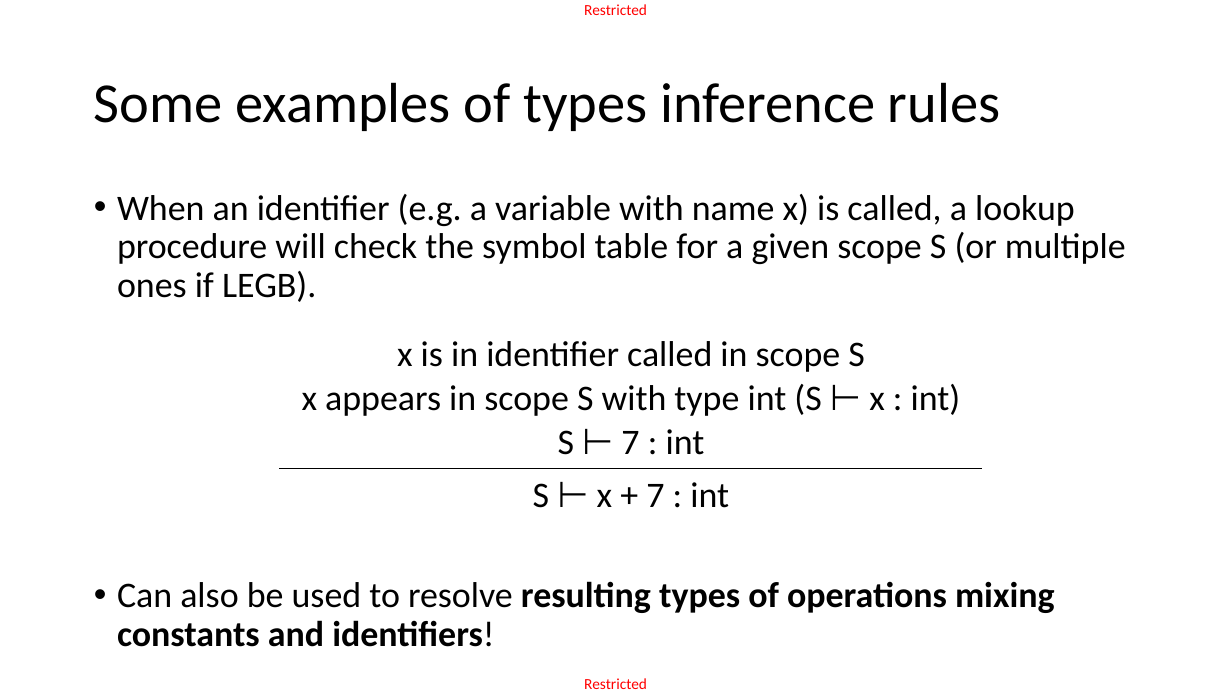
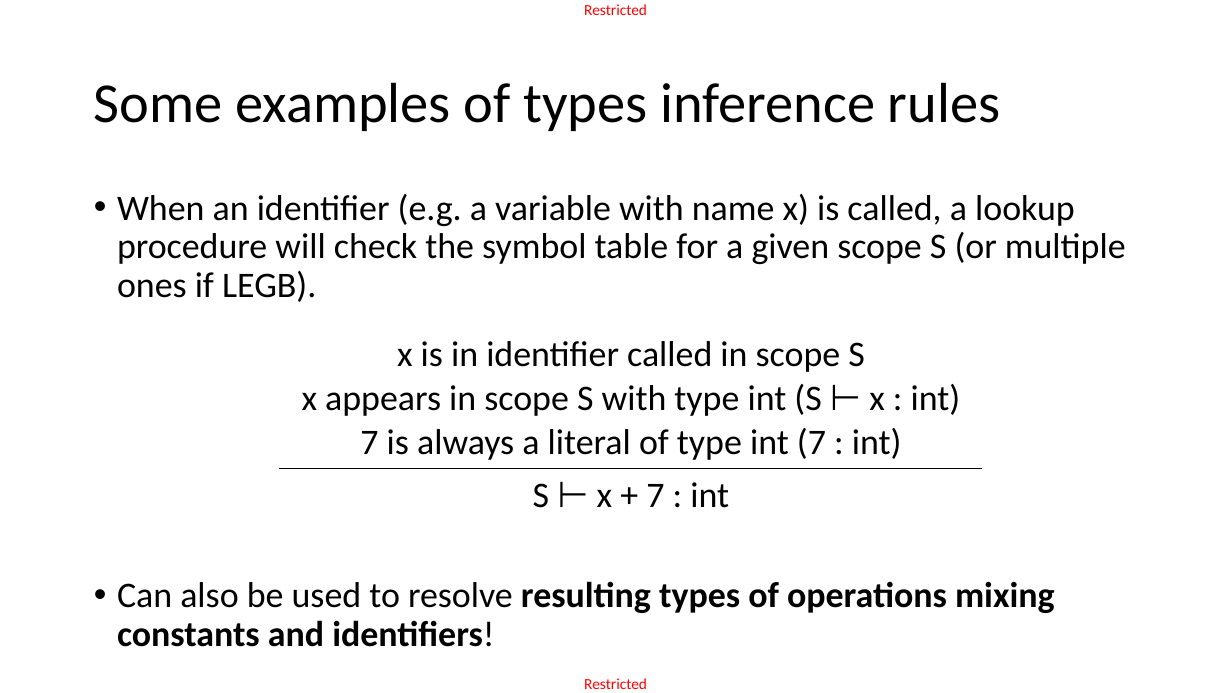
Before and after one commit to matthieudemari/SUTD_PLC_50_051, a slide deck: slide 34 of W11/W11S3 - Sem2/W11S3.pptx. Drawn at 1232x693 pixels with LibreOffice and Linux fonts; fonts in the diff are those of the drawing. Boxes give left, top, right and bottom in pixels: in the first picture for what was removed or moved away, otherwise in the second. Text is boxed around its words. In the diff, an @@ line names an element or a change of style, - is before the commit and + after.

```diff
--- a/W11/W11S3 - Sem2/W11S3.pptx
+++ b/W11/W11S3 - Sem2/W11S3.pptx
@@ table at [279,327,982,518] @@
-row 1, column 1: x is in identifier called in scope S / x appears in scope S with type int (S ⊢ x : int) / S ⊢ 7 : int
+row 1, column 1: x is in identifier called in scope S / x appears in scope S with type int (S ⊢ x : int) / 7 is always a literal of type int (7 : int)
```
Also in this commit, not shown: 9 other slides changed, 22 other files.
